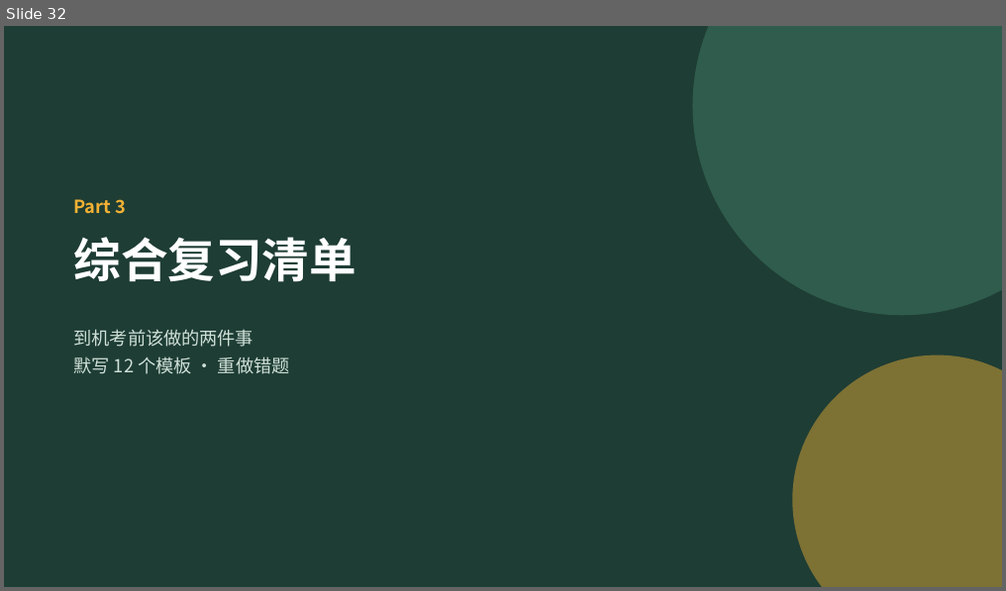
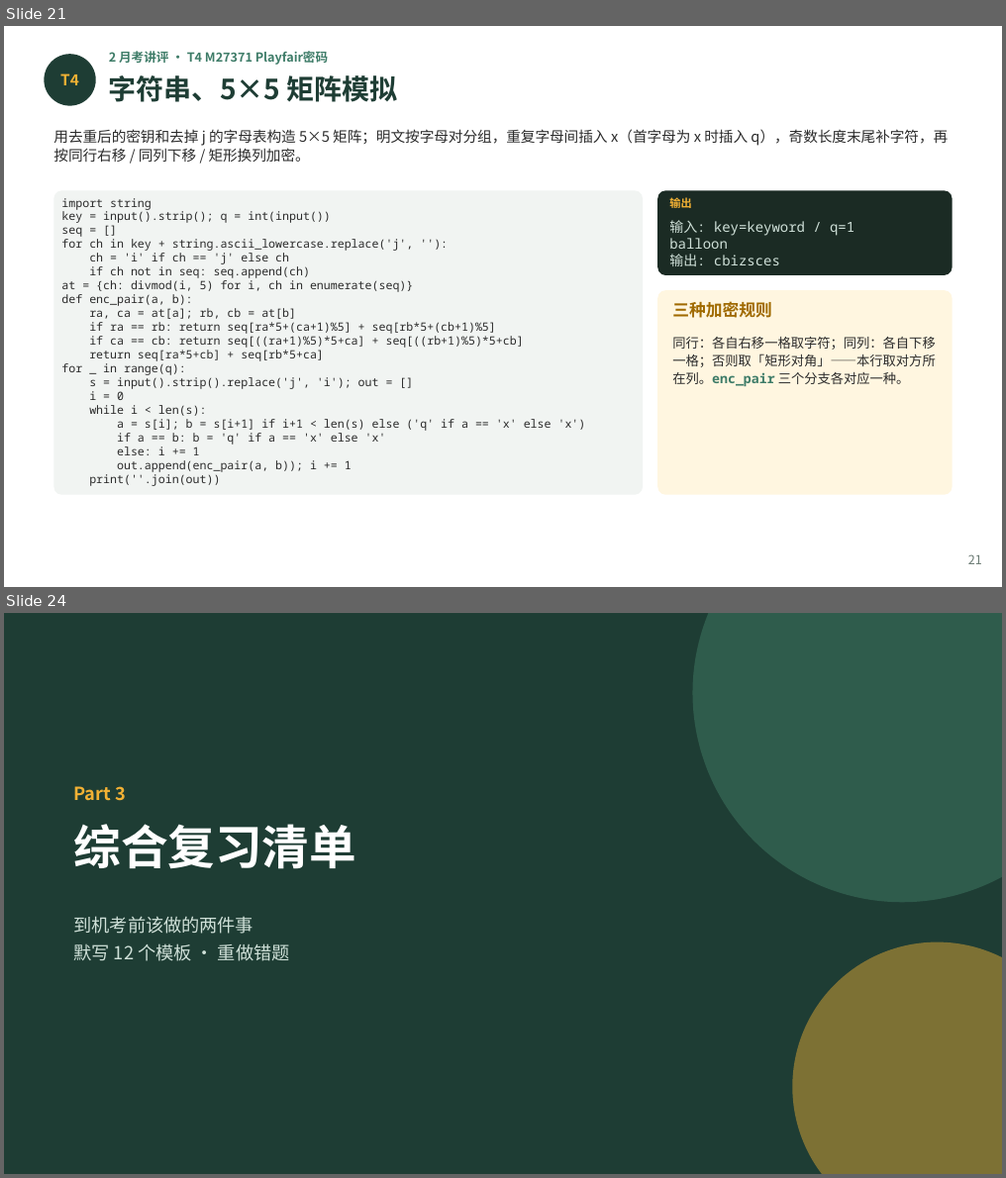
Before and after one commit to GMyhf/2026fall-cs101, a slide deck: courseware/202612_ADS_W14_AI_Literacy_Exam_Recap.pptx. Shown one above the other, each under a label of ours: slide 32 before the commit, slides 21 and 24 after it; the slides between them are not shown. The pictures are 1006x591 and 1006x1178 pixels, drawn with LibreOffice and Linux fonts; fonts in the diff are those of the drawing. Boxes give left, top, right and bottom in pixels: in the first picture for what was removed or moved away, otherwise in the second. Text is boxed around its words. In the diff, an @@ line names an element or a change of style, - is before the commit and + after.

```diff
--- a/courseware/202612_ADS_W14_AI_Literacy_Exam_Recap.pptx
+++ b/courseware/202612_ADS_W14_AI_Literacy_Exam_Recap.pptx
@@ slide 21 added at box(4, 26, 1002, 587), background #FFFFFF @@
@@ ellipse added at box(44, 54, 96, 106), fill #1E3D34 @@
@@ text added at box(109, 51, 328, 65), 9 pt, text #3E7C68, bold @@
+2 月考讲评 · T4 M27371 Playfair密码
@@ text added at box(60, 74, 79, 85), 11 pt, text #F2B134, bold @@
+T4
@@ text added at box(109, 76, 398, 102), 20 pt, text #1E3D34, bold @@
+字符串、5×5 矩阵模拟
@@ text added at box(54, 129, 947, 163), 10.5 pt, text #2B2B2B @@
+用去重后的密钥和去掉 j 的字母表构造 5×5 矩阵；明文按字母对分组，重复字母间插入 x（首字母为 x 时插入 q），奇数长度末尾补字符，再按同行右移 / 同列下移 / 矩形换列加密。
@@ rounded rectangle added at box(54, 190, 643, 495), fill #F1F4F2 @@
@@ text added at box(61, 198, 586, 486), 8.3 pt, text #2B2B2B @@
+import string
+key = input().strip(); q = int(input())
+seq = []
+for ch in key + string.ascii_lowercase.replace('j', ''):
+ch = 'i' if ch == 'j' else ch
+if ch not in seq: seq.append(ch)
+at = {ch: divmod(i, 5) for i, ch in enumerate(seq)}
+def enc_pair(a, b):
+ra, ca = at[a]; rb, cb = at[b]
+if ra == rb: return seq[ra*5+(ca+1)%5] + seq[rb*5+(cb+1)%5]
+if ca == cb: return seq[((ra+1)%5)*5+ca] + seq[((rb+1)%5)*5+cb]
+return seq[ra*5+cb] + seq[rb*5+ca]
+for _ in range(q):
+s = input().strip().replace('j', 'i'); out = []
+i = 0
+while i < len(s):
+a = s[i]; b = s[i+1] if i+1 < len(s) else ('q' if a == 'x' else 'x')
+if a == b: b = 'q' if a == 'x' else 'x'
+else: i += 1
+out.append(enc_pair(a, b)); i += 1
+print(''.join(out))
@@ rounded rectangle added at box(657, 190, 952, 275), fill #1B2B24 @@
@@ text added at box(669, 196, 691, 211), 8 pt, text #F2B134, bold @@
+输出
@@ text added at box(669, 220, 854, 267), 10 pt, text #CFE0D8 @@
+输入: key=keyword / q=1
+balloon
+输出: cbizsces
@@ rounded rectangle added at box(657, 290, 952, 495), fill #FFF6E0 @@
@@ text added at box(672, 301, 772, 318), 12 pt, text #A06A00, bold @@
+三种加密规则
@@ text added at box(672, 337, 935, 386), 9.5 pt, text #2B2B2B @@
+同行：各自右移一格取字符；同列：各自下移一格；否则取「矩形对角」——本行取对方所在列。enc_pair 三个分支各对应一种。
@@ text added at box(968, 555, 982, 565), 9 pt, text #6B7B74 @@
+21
@@ what was slide 32 is now slide 24 @@
```
Also in this commit, not shown: 6 slides changed, 5 other slides added, 14 slides removed, 10 other files.
